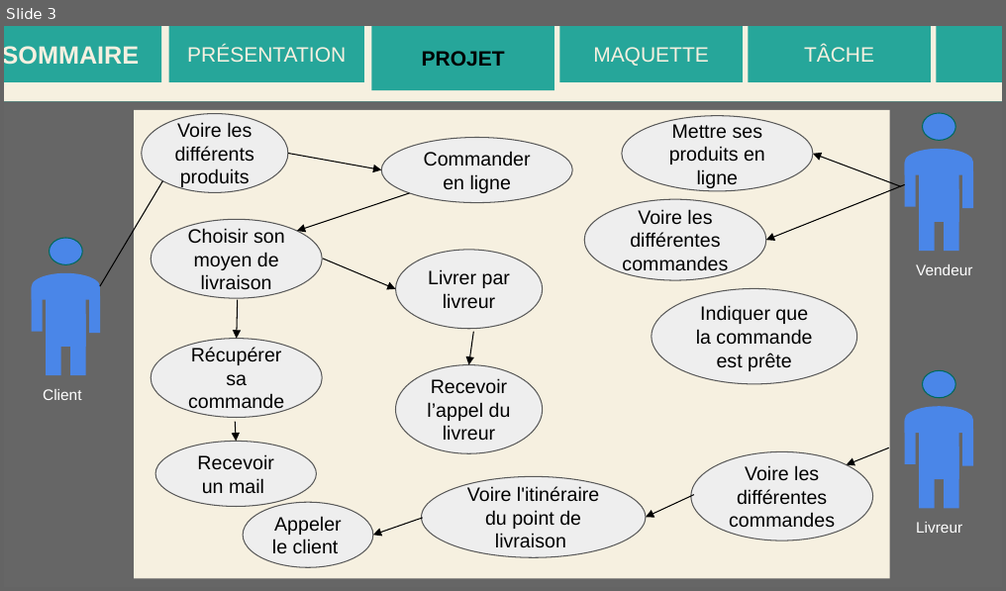
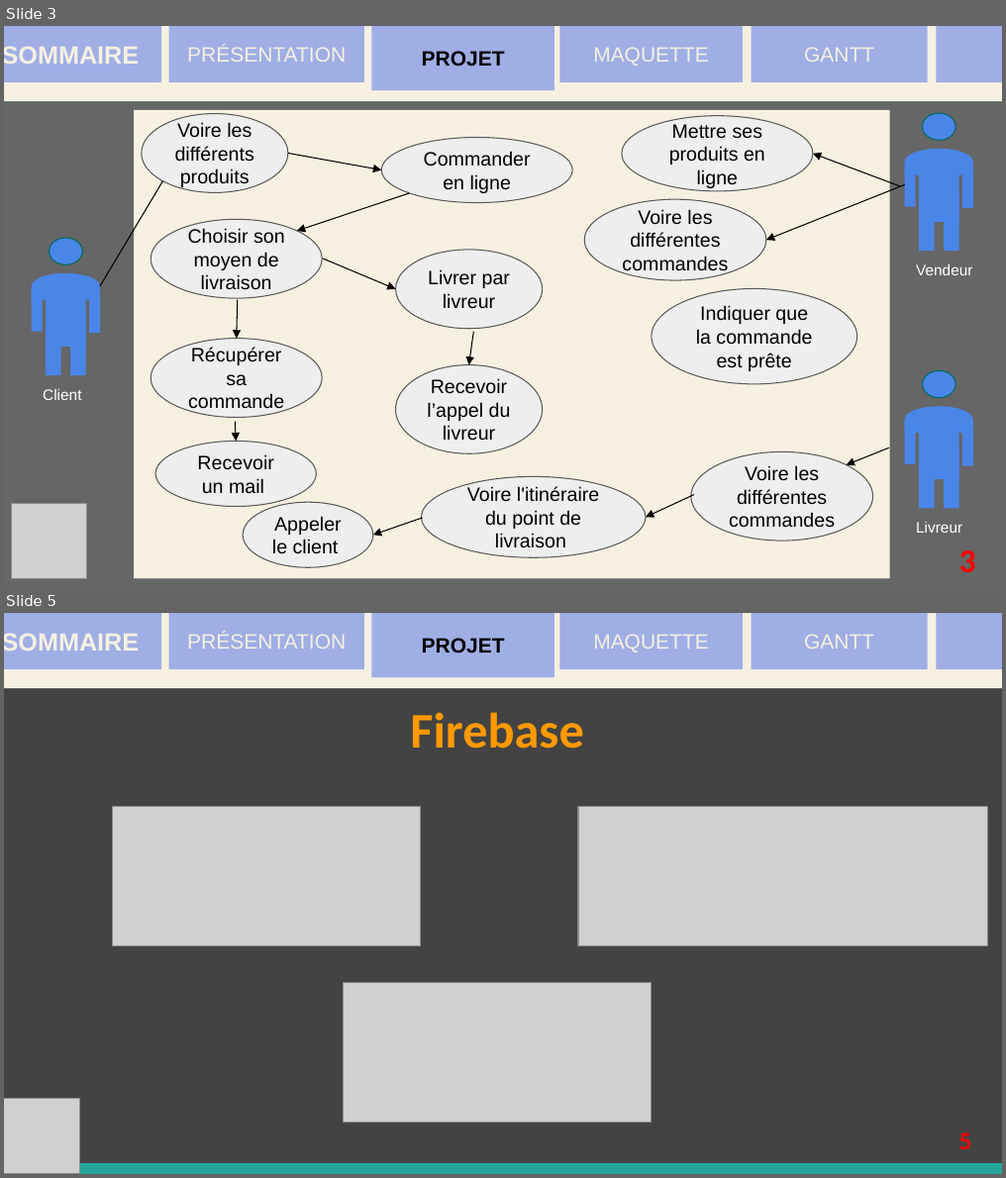
Before and after one commit to JDevs10/Shopping-Drive, a slide deck: docs/ShoppingDrive.pptx. Shown one above the other, each under a label of ours: slide 3 before the commit, slides 3 and 5 after it; the slides between them are not shown. The pictures are 1006x591 and 1006x1178 pixels, drawn with LibreOffice and Linux fonts; fonts in the diff are those of the drawing; grey boxes stand for pictures. Boxes give left, top, right and bottom in pixels: in the first picture for what was removed or moved away, otherwise in the second. Text is boxed around its words. In the diff, an @@ line names an element or a change of style, - is before the commit and + after.

```diff
--- a/docs/ShoppingDrive.pptx
+++ b/docs/ShoppingDrive.pptx
@@ slide 5 added at bbox=[4, 613, 1002, 1174], background #434343 @@
@@ rectangle added at bbox=[4, 613, 1002, 689], fill #F6F0E0 @@
@@ rectangle added at bbox=[4, 613, 161, 669], fill #9FAEE5, 18 pt, text #F6F0E0, bold @@
+SOMMAIRE
@@ rectangle added at bbox=[168, 613, 364, 669], fill #9FAEE5, 15 pt, text #F6F0E0 @@
+PRÉSENTATION
@@ rectangle added at bbox=[372, 613, 554, 678], fill #9FAEE5, 15 pt, text #000000, bold @@
+PROJET
@@ rectangle added at bbox=[559, 613, 743, 669], fill #9FAEE5, 15 pt, text #F6F0E0 @@
+MAQUETTE
@@ rectangle added at bbox=[751, 613, 928, 669], fill #9FAEE5, 15 pt, text #F6F0E0 @@
+GANTT
@@ rectangle added at bbox=[936, 613, 1002, 669], fill #9FAEE5 @@
@@ title added at bbox=[410, 712, 583, 749], 36 pt, text #FF9900, bold @@
+Firebase
@@ picture added at bbox=[113, 807, 421, 947] @@
@@ picture added at bbox=[578, 807, 988, 947] @@
@@ picture added at bbox=[344, 983, 651, 1123] @@
@@ picture added at bbox=[4, 1099, 80, 1174] @@
@@ text added at bbox=[959, 1133, 972, 1150], 18 pt, text #FF0000, bold @@
+5
@@ rectangle added at bbox=[4, 1163, 1002, 1174], fill #26A69A @@
@@ slide 3 changed as well @@
@@ fill #26A69A to #9FAEE5 in 6 elements at bbox=[4, 26, 161, 82], bbox=[168, 26, 364, 82], bbox=[372, 26, 554, 91], bbox=[559, 26, 743, 82], bbox=[936, 26, 1002, 82], bbox=[751, 26, 928, 82] @@
@@ rectangle "GANTT": place and size @@
-rectangle "GANTT" at bbox=[747, 26, 930, 82]
+rectangle "GANTT" at bbox=[751, 26, 928, 82]
@@ text in rectangle at bbox=[804, 47, 874, 62]: text changed @@
-TÂCHE
+GANTT
@@ picture added at bbox=[12, 504, 88, 579] @@
@@ text added at bbox=[959, 551, 976, 572], 24 pt, text #FF0000, bold @@
+3
```
Also in this commit, not shown: 6 other slides changed, 6 other slides added, 9 other files.
